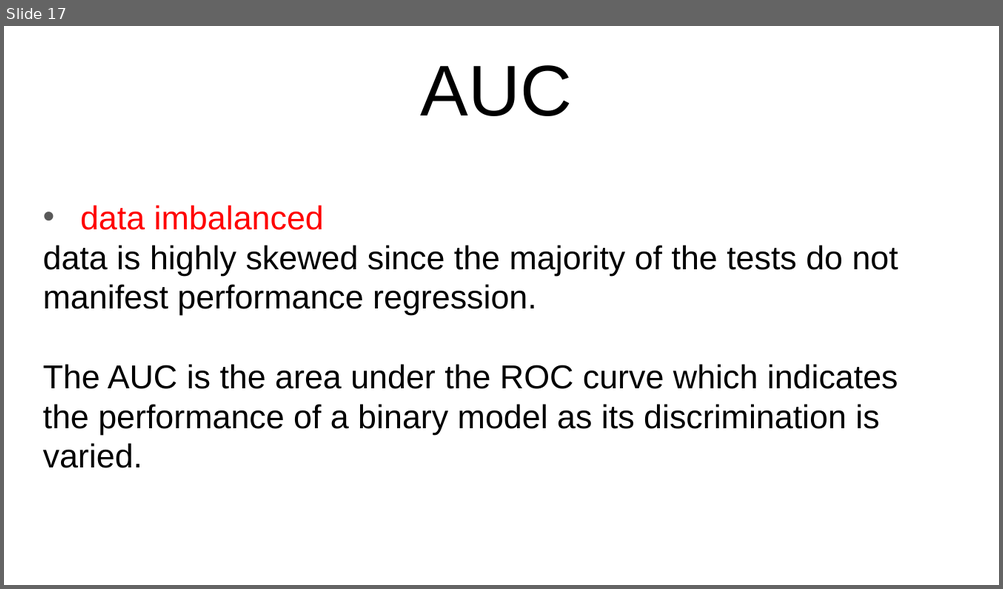
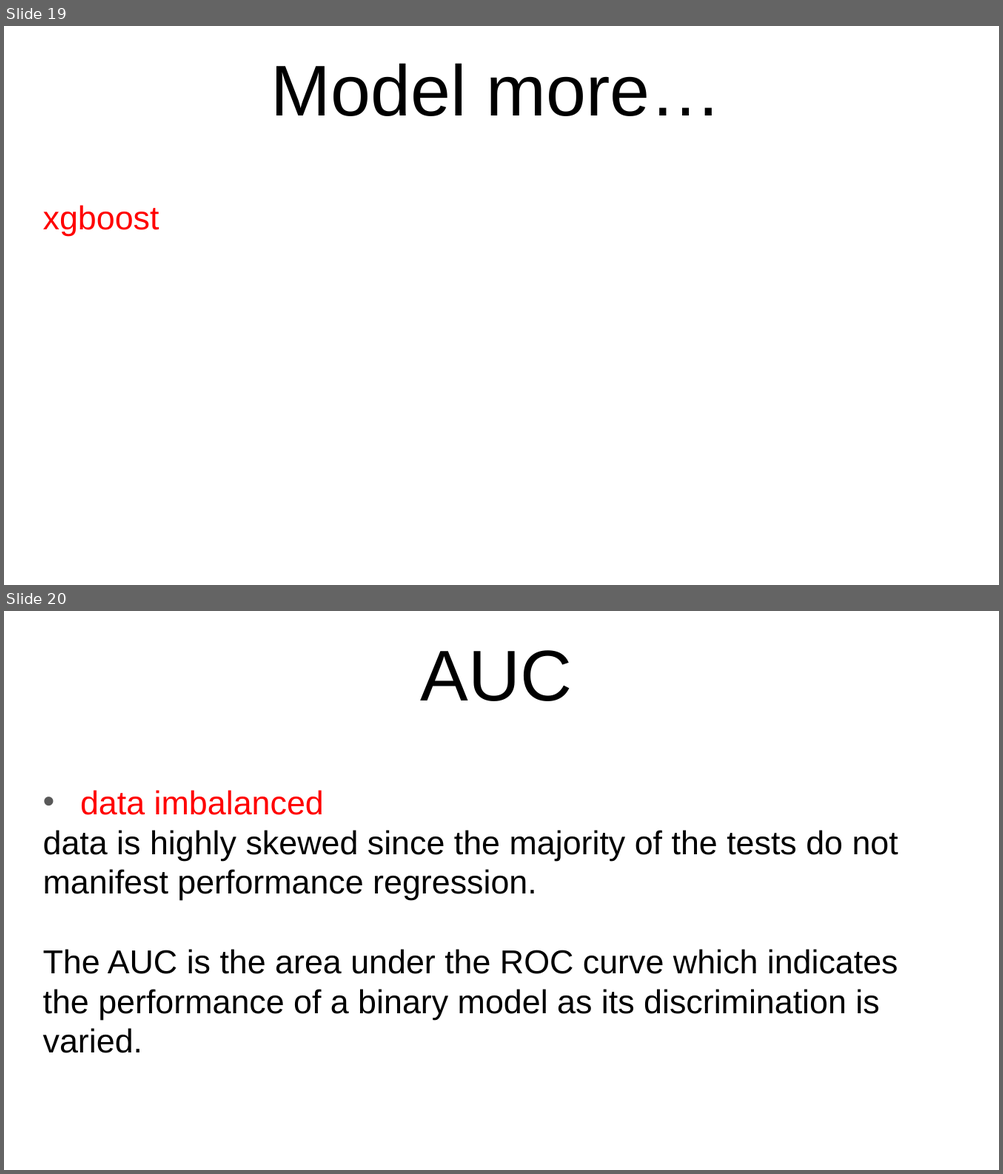
Before and after one commit to jinfuchen/R-model, a slide deck: R model.pptx. Shown one above the other, each under a label of ours: slide 17 before the commit, slides 19 and 20 after it. The pictures are 1003x589 and 1003x1174 pixels, drawn with LibreOffice and Linux fonts; fonts in the diff are those of the drawing. Boxes give left, top, right and bottom in pixels: in the first picture for what was removed or moved away, otherwise in the second. Text is boxed around its words. In the diff, an @@ line names an element or a change of style, - is before the commit and + after.

```diff
--- a/R model.pptx
+++ b/R model.pptx
@@ slide 19 added at bbox=[4, 26, 999, 585], background #FFFFFF @@
@@ title added at bbox=[271, 63, 722, 116], 52 pt, text #000000 @@
+Model more…
@@ subtitle added at bbox=[43, 205, 159, 236], 24 pt, text #FF0000 @@
+xgboost
@@ what was slide 17 is now slide 20 @@
```
Also in this commit, not shown: 13 slides changed, 4 other slides added, 1 other file.
